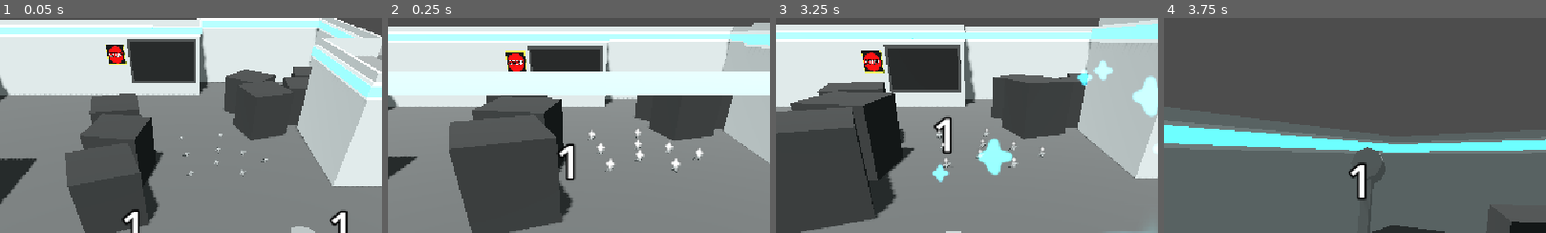
Above: before the commit, frames 1-4 (left to right).
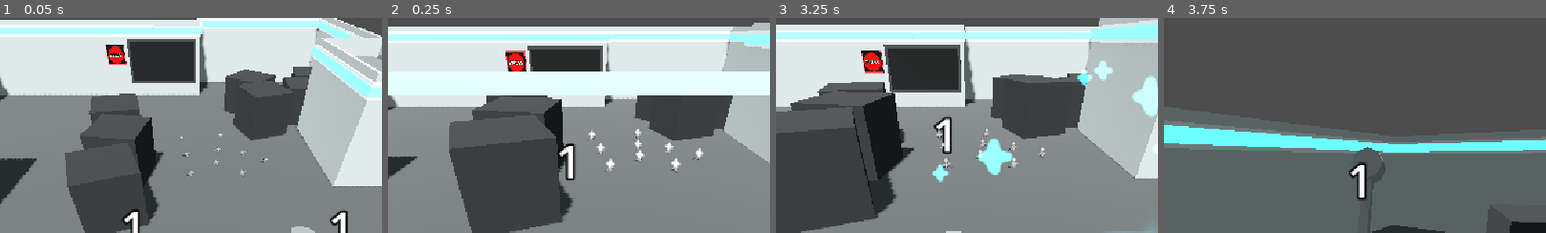
Above: after the commit, the same moments.

Repository: gheja/bot-loop
Game: Godot game, scene res://scenes/main_scene.tscn
Two runs of this game, one before a commit and one after it. Both use one fixed random seed, a clock stepped at 60 frames per second and the inputs below.
Inputs (mouse positions are % of the whole screen's width and height, from its top left):
- Up to frame 1 (0.05 s): no input
- Up to frame 2 (0.25 s): no input
- Up to frame 3 (3.25 s): move the mouse to (45, 70) at 0.52 s; hold W (move_up) 0.53-2.03 s; tap E (action_primary) every 0.75 s from 0.6 to 2.85 s; move the mouse to (80, 65) at 1.27 s; move the mouse to (20, 35) at 2.02 s; hold A (move_left) from 2.03 s (still down); move the mouse to (55, 50) at 2.77 s
- Up to frame 4 (3.75 s): move the mouse to (35, 25) at 3.52 s; release A (move_left) at 3.53 s; hold S (move_down) from 3.53 s (still down); tap E (action_primary) at 3.6 s
The pictures show only the part of the screen within x 24-74%, y 0-50%; the shares and areas given below are measured in that part.

The runs differ from the first frame. In frame 1, 0.1% of the frame differs, in the area x 27-34%, y 12-22%; in frame 2, 0.2%; in frame 3, 0.2%, in the area x 22-29%, y 15-26%; in frame 4, nothing differs.

Commit message:
Added ObjectGoalButton, implemented reset for them

Diff:
--- a/src/autoload/signals.gd
+++ b/src/autoload/signals.gd
@@ -12,6 +12,7 @@
 
 signal set_controls_lock
 signal save_player_recording
+signal bot_was_reset
 
 signal pause
 signal unpause
--- /dev/null
+++ b/src/objects/object_goal_button.gd
@@ -0,0 +1,40 @@
+extends Node3D
+
+@onready var animation_player: AnimationPlayer = $AnimationPlayer
+
+var state = false
+var pressed_by_bot = null
+
+
+func set_state(value: bool):
+	state = value
+
+	if state:
+		animation_player.play("pressed")
+	else:
+		animation_player.play("default")
+
+func _ready() -> void:
+	Signals.intro_started.connect(_on_intro_started)
+	Signals.bot_was_reset.connect(_on_bot_was_reset)
+
+func _on_area_3d_body_entered(body: Node3D) -> void:
+	Signals.stop_pressed.emit()
+
+func _on_area_3d_area_entered(area: Area3D) -> void:
+	if pressed_by_bot:
+		return
+
+	var bot = Lib.get_parent_of_type(area, "CharacterBody3D")
+	pressed_by_bot = bot
+
+	set_state(true)
+	Signals.stop_pressed.emit()
+
+func _on_intro_started():
+	animation_player.play("intro")
+
+func _on_bot_was_reset(bot: ObjectPlayerCharacter):
+	if pressed_by_bot == bot:
+		pressed_by_bot = null
+		set_state(false)
--- /dev/null
+++ b/src/objects/object_goal_button.tscn
@@ -0,0 +1,275 @@
+[gd_scene load_steps=10 format=3 uid="uid://88li13rnxc6b"]
+
+[ext_resource type="Script" uid="uid://3p3jc38oe368" path="res://objects/object_goal_button.gd" id="1_4wkgp"]
+
+[sub_resource type="StandardMaterial3D" id="StandardMaterial3D_get54"]
+albedo_color = Color(0.0666667, 0.0666667, 0.0666667, 0.0666667)
+
+[sub_resource type="StandardMaterial3D" id="StandardMaterial3D_4wkgp"]
+albedo_color = Color(1, 0.29, 0.29, 1)
+
+[sub_resource type="StandardMaterial3D" id="StandardMaterial3D_2qdrc"]
+albedo_color = Color(1, 0, 0, 1)
+emission_enabled = true
+emission = Color(1, 0, 0, 1)
+
+[sub_resource type="CylinderShape3D" id="CylinderShape3D_eegc6"]
+height = 0.17041
+radius = 0.35498
+
+[sub_resource type="Animation" id="Animation_1nxg7"]
+length = 0.001
+tracks/0/type = "value"
+tracks/0/imported = false
+tracks/0/enabled = true
+tracks/0/path = NodePath("Visuals/CSGCylinder3D:material:emission_energy_multiplier")
+tracks/0/interp = 1
+tracks/0/loop_wrap = true
+tracks/0/keys = {
+"times": PackedFloat32Array(0),
+"transitions": PackedFloat32Array(1),
+"update": 0,
+"values": [1.0]
+}
+tracks/1/type = "value"
+tracks/1/imported = false
+tracks/1/enabled = true
+tracks/1/path = NodePath("Visuals/Label3D:modulate")
+tracks/1/interp = 1
+tracks/1/loop_wrap = true
+tracks/1/keys = {
+"times": PackedFloat32Array(0),
+"transitions": PackedFloat32Array(1),
+"update": 0,
+"values": [Color(1, 1, 1, 1)]
+}
+tracks/2/type = "value"
+tracks/2/imported = false
+tracks/2/enabled = true
+tracks/2/path = NodePath("Visuals/CSGCylinder3D:material:albedo_color")
+tracks/2/interp = 1
+tracks/2/loop_wrap = true
+tracks/2/keys = {
+"times": PackedFloat32Array(0),
+"transitions": PackedFloat32Array(1),
+"update": 0,
+"values": [Color(1, 0, 0, 1)]
+}
+tracks/3/type = "value"
+tracks/3/imported = false
+tracks/3/enabled = true
+tracks/3/path = NodePath("Visuals/CSGCylinder3D:material:emission")
+tracks/3/interp = 1
+tracks/3/loop_wrap = true
+tracks/3/keys = {
+"times": PackedFloat32Array(0),
+"transitions": PackedFloat32Array(1),
+"update": 0,
+"values": [Color(1, 0, 0, 1)]
+}
+tracks/4/type = "value"
+tracks/4/imported = false
+tracks/4/enabled = true
+tracks/4/path = NodePath("Visuals/Label3D:outline_modulate")
+tracks/4/interp = 1
+tracks/4/loop_wrap = true
+tracks/4/keys = {
+"times": PackedFloat32Array(0),
+"transitions": PackedFloat32Array(1),
+"update": 0,
+"values": [Color(0, 0, 0, 1)]
+}
+tracks/5/type = "value"
+tracks/5/imported = false
+tracks/5/enabled = true
+tracks/5/path = NodePath("Visuals/CSGBox3D2:material:albedo_color")
+tracks/5/interp = 1
+tracks/5/loop_wrap = true
+tracks/5/keys = {
+"times": PackedFloat32Array(0),
+"transitions": PackedFloat32Array(1),
+"update": 0,
+"values": [Color(1, 0.29, 0.29, 1)]
+}
+
+[sub_resource type="Animation" id="Animation_r8w1q"]
+resource_name = "default"
+loop_mode = 1
+step = 0.1
+tracks/0/type = "value"
+tracks/0/imported = false
+tracks/0/enabled = true
+tracks/0/path = NodePath("Visuals/CSGCylinder3D:material:albedo_color")
+tracks/0/interp = 1
+tracks/0/loop_wrap = true
+tracks/0/keys = {
+"times": PackedFloat32Array(0, 1),
+"transitions": PackedFloat32Array(1, 1),
+"update": 0,
+"values": [Color(1, 0, 0, 1), Color(0.63, 0, 0, 1)]
+}
+tracks/1/type = "value"
+tracks/1/imported = false
+tracks/1/enabled = true
+tracks/1/path = NodePath("Visuals/CSGCylinder3D:material:emission")
+tracks/1/interp = 1
+tracks/1/loop_wrap = true
+tracks/1/keys = {
+"times": PackedFloat32Array(0, 1),
+"transitions": PackedFloat32Array(1, 1),
+"update": 0,
+"values": [Color(1, 0, 0, 1), Color(0.4, 0, 0, 1)]
+}
+tracks/2/type = "value"
+tracks/2/imported = false
+tracks/2/enabled = true
+tracks/2/path = NodePath("Visuals/Label3D:modulate")
+tracks/2/interp = 1
+tracks/2/loop_wrap = true
+tracks/2/keys = {
+"times": PackedFloat32Array(0),
+"transitions": PackedFloat32Array(1),
+"update": 0,
+"values": [Color(1, 1, 1, 1)]
+}
+tracks/3/type = "value"
+tracks/3/imported = false
+tracks/3/enabled = true
+tracks/3/path = NodePath("Visuals/Label3D:outline_modulate")
+tracks/3/interp = 1
+tracks/3/loop_wrap = true
+tracks/3/keys = {
+"times": PackedFloat32Array(0),
+"transitions": PackedFloat32Array(1),
+"update": 0,
+"values": [Color(0, 0, 0, 1)]
+}
+tracks/4/type = "value"
+tracks/4/imported = false
+tracks/4/enabled = true
+tracks/4/path = NodePath("Visuals/CSGBox3D2:material:albedo_color")
+tracks/4/interp = 1
+tracks/4/loop_wrap = true
+tracks/4/keys = {
+"times": PackedFloat32Array(0),
+"transitions": PackedFloat32Array(1),
+"update": 0,
+"values": [Color(1, 0.29, 0.29, 1)]
+}
+
+[sub_resource type="Animation" id="Animation_4wkgp"]
+resource_name = "pressed"
+length = 0.5
+loop_mode = 1
+step = 0.1
+tracks/0/type = "value"
+tracks/0/imported = false
+tracks/0/enabled = true
+tracks/0/path = NodePath("Visuals/CSGCylinder3D:material:albedo_color")
+tracks/0/interp = 1
+tracks/0/loop_wrap = true
+tracks/0/keys = {
+"times": PackedFloat32Array(0, 0.5),
+"transitions": PackedFloat32Array(1, 1),
+"update": 0,
+"values": [Color(0.333333, 1, 0, 1), Color(0.333333, 1, 0, 1)]
+}
+tracks/1/type = "value"
+tracks/1/imported = false
+tracks/1/enabled = true
+tracks/1/path = NodePath("Visuals/CSGCylinder3D:material:emission")
+tracks/1/interp = 1
+tracks/1/loop_wrap = true
+tracks/1/keys = {
+"times": PackedFloat32Array(0, 0.5),
+"transitions": PackedFloat32Array(1, 1),
+"update": 0,
+"values": [Color(0.333333, 1, 0, 1), Color(0.133333, 0.4, 0, 1)]
+}
+tracks/2/type = "value"
+tracks/2/imported = false
+tracks/2/enabled = true
+tracks/2/path = NodePath("Visuals/Label3D:modulate")
+tracks/2/interp = 1
+tracks/2/loop_wrap = true
+tracks/2/keys = {
+"times": PackedFloat32Array(0),
+"transitions": PackedFloat32Array(1),
+"update": 0,
+"values": [Color(1, 1, 1, 0)]
+}
+tracks/3/type = "value"
+tracks/3/imported = false
+tracks/3/enabled = true
+tracks/3/path = NodePath("Visuals/Label3D:outline_modulate")
+tracks/3/interp = 1
+tracks/3/loop_wrap = true
+tracks/3/keys = {
+"times": PackedFloat32Array(0),
+"transitions": PackedFloat32Array(1),
+"update": 0,
+"values": [Color(0, 0, 0, 0)]
+}
+tracks/4/type = "value"
+tracks/4/imported = false
+tracks/4/enabled = true
+tracks/4/path = NodePath("Visuals/CSGBox3D2:material:albedo_color")
+tracks/4/interp = 1
+tracks/4/loop_wrap = true
+tracks/4/keys = {
+"times": PackedFloat32Array(0),
+"transitions": PackedFloat32Array(1),
+"update": 0,
+"values": [Color(0.266667, 0.8, 0, 1)]
+}
+
+[sub_resource type="AnimationLibrary" id="AnimationLibrary_phmlc"]
+_data = {
+&"RESET": SubResource("Animation_1nxg7"),
+&"default": SubResource("Animation_r8w1q"),
+&"pressed": SubResource("Animation_4wkgp")
+}
+
+[node name="ObjectGoalButton" type="Node3D"]
+script = ExtResource("1_4wkgp")
+
+[node name="Visuals" type="Node3D" parent="."]
+
+[node name="CSGBox3D" type="CSGBox3D" parent="Visuals"]
+size = Vector3(0.75, 0.75, 0.1)
+material = SubResource("StandardMaterial3D_get54")
+
+[node name="CSGBox3D2" type="CSGBox3D" parent="Visuals"]
+transform = Transform3D(1, 0, 0, 0, 1, 0, 0, 0, 1, 0, 0, -0.0143385)
+size = Vector3(0.8, 0.8, 0.1)
+material = SubResource("StandardMaterial3D_4wkgp")
+
+[node name="CSGCylinder3D" type="CSGCylinder3D" parent="Visuals"]
+transform = Transform3D(1, 0, 0, 0, 2.98023e-08, -1, 0, 1, 2.98023e-08, 0, 0, 0.040195)
+radius = 0.334
+height = 0.1
+sides = 19
+material = SubResource("StandardMaterial3D_2qdrc")
+
+[node name="Label3D" type="Label3D" parent="Visuals"]
+transform = Transform3D(1, 0, 0, 0, 1, 0, 0, 0, 1, 0, 0, 0.0933406)
+pixel_size = 0.004
+text = "PRESS"
+font_size = 48
+
+[node name="Area3D" type="Area3D" parent="."]
+collision_layer = 0
+collision_mask = 5
+
+[node name="CollisionShape3D" type="CollisionShape3D" parent="Area3D"]
+transform = Transform3D(1, 0, 0, 0, -4.37114e-08, 1, 0, -1, -4.37114e-08, 0, -2.88137e-10, 0.124514)
+shape = SubResource("CylinderShape3D_eegc6")
+
+[node name="AnimationPlayer" type="AnimationPlayer" parent="."]
+libraries = {
+&"": SubResource("AnimationLibrary_phmlc")
+}
+autoplay = "default"
+
+[connection signal="area_entered" from="Area3D" to="." method="_on_area_3d_area_entered"]
+[connection signal="body_entered" from="Area3D" to="." method="_on_area_3d_body_entered"]
--- a/src/objects/player_character_base.gd
+++ b/src/objects/player_character_base.gd
@@ -68,6 +68,8 @@
 	if not first_reset:
 		create_light_beam_effect()
 
+	Signals.bot_was_reset.emit(self)
+
 	first_reset = false
 	recording = false
 	is_actively_controlled = false
--- a/src/scenes/level_1b.tscn
+++ b/src/scenes/level_1b.tscn
@@ -4,7 +4,7 @@
 [ext_resource type="PackedScene" uid="uid://cdv8qqvqawyeh" path="res://objects/object_floor.tscn" id="2_j4ut0"]
 [ext_resource type="PackedScene" uid="uid://2l7r5ndv1t6j" path="res://objects/object_wall_corner.tscn" id="3_w04p7"]
 [ext_resource type="PackedScene" uid="uid://cyh8e8m3vwrml" path="res://objects/object_wall.tscn" id="4_vy5ma"]
-[ext_resource type="PackedScene" uid="uid://dnnjjb6md5gvt" path="res://objects/object_stop_button.tscn" id="5_pjgvh"]
+[ext_resource type="PackedScene" uid="uid://88li13rnxc6b" path="res://objects/object_goal_button.tscn" id="5_ny4ll"]
 [ext_resource type="PackedScene" uid="uid://b82gg0yds1jf3" path="res://objects/object_display.tscn" id="6_puhow"]
 [ext_resource type="PackedScene" uid="uid://b7uql7ksjs0rd" path="res://objects/object_box.tscn" id="7_k1n66"]
 [ext_resource type="PackedScene" uid="uid://camdrurfym6xn" path="res://objects/object_trap.tscn" id="8_0n2fi"]
@@ -109,8 +109,8 @@
 [node name="ObjectWall6" parent="LevelBase/LevelObjectContainer" index="29" instance=ExtResource("4_vy5ma")]
 transform = Transform3D(-1, 0, -8.74228e-08, 0, 1, 0, 8.74228e-08, 0, -1, -7.99284, 0, 1.99642)
 
-[node name="ObjectStopButton" parent="LevelBase/LevelObjectContainer" index="30" instance=ExtResource("5_pjgvh")]
-transform = Transform3D(0.999999, 0, 0, 0, 0.999999, 0, 0, 0, 0.999999, -2.75, 1.75, -6.87122)
+[node name="ObjectGoalButton" parent="LevelBase/LevelObjectContainer" index="30" instance=ExtResource("5_ny4ll")]
+transform = Transform3D(1, 0, 0, 0, 1, 0, 0, 0, 1, -2.75, 1.75, -6.87122)
 
 [node name="ObjectDisplay" parent="LevelBase/LevelObjectContainer" index="31" instance=ExtResource("6_puhow")]
 transform = Transform3D(0.999999, 0, 0, 0, 0.999999, 0, 0, 0, 0.999999, -0.644897, 1.4565, -6.87961)
Not shown, added: src/objects/object_goal_button.gd.uid
